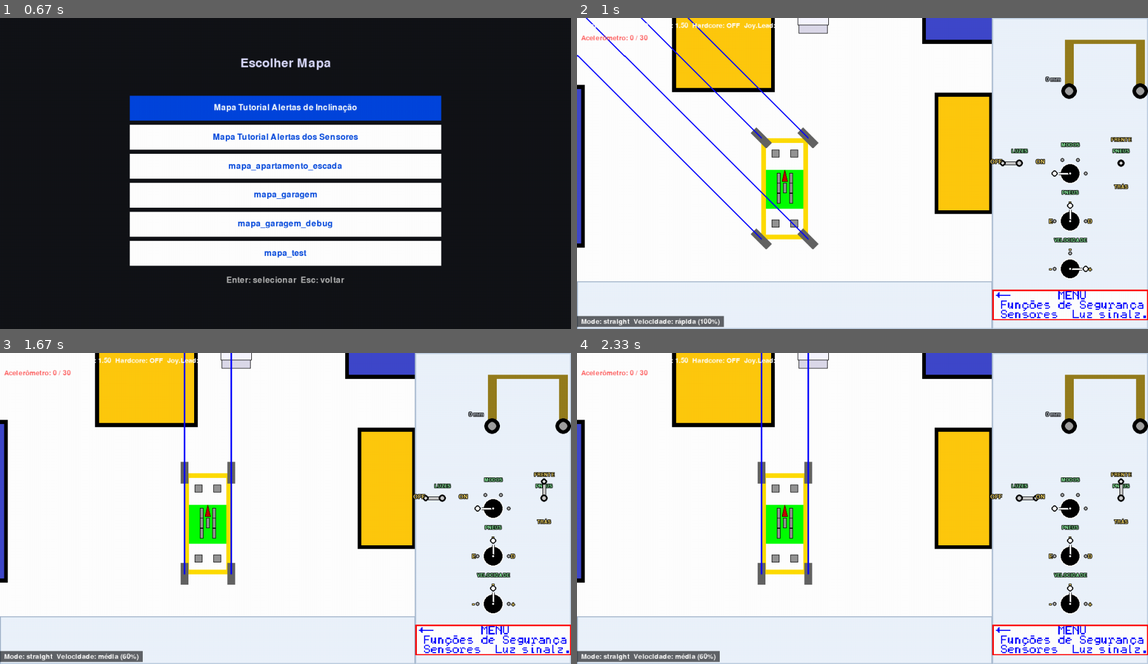
Above: before the commit, frames 1-4 (two rows, left to right).
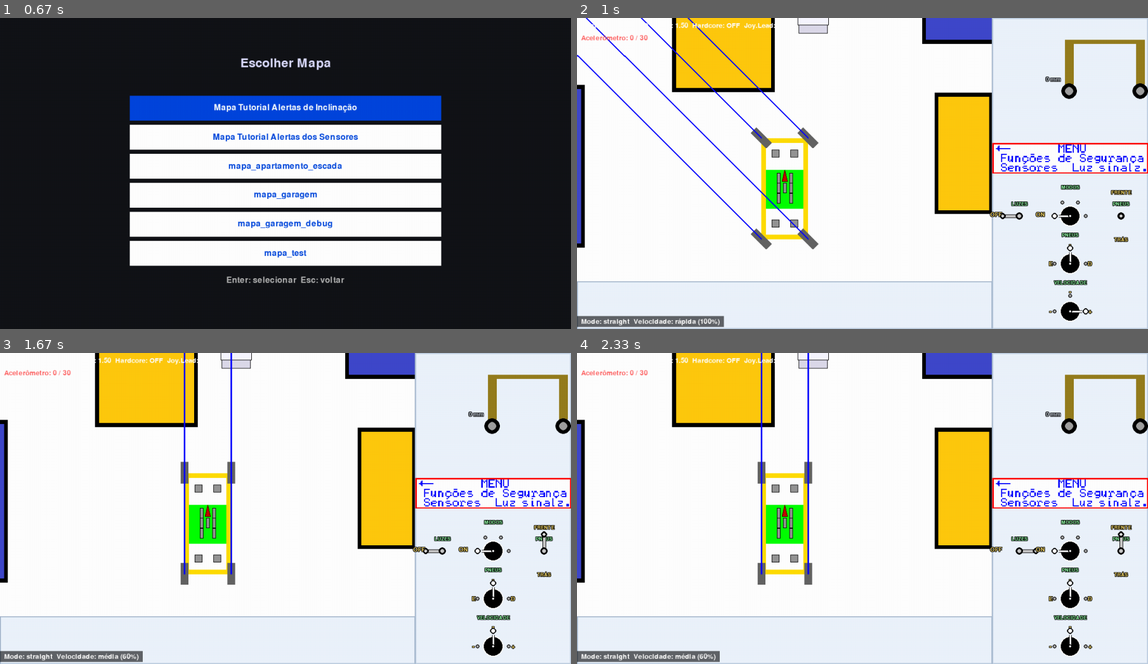
Above: after the commit, the same moments.

Repository: marcoacolla/LAR-Trafo-Cabeca-de-Serie
Game: pygame game, started from Python_Sim_Pygame/v1.0_pygame.py
Same seed, same stepped clock (60 frames per second), same inputs: the game is played once before the commit and once after it.
Inputs:
- Up to frame 1 (0.67 s): click "Jogar" at 0.38 s
- Up to frame 2 (1 s): click "mapa_test" at 0.72 s
- Up to frame 3 (1.67 s): tap Enter at 1 s; hold Up from 1.33 s (still down); tap 2 at 1.48 s
- Up to frame 4 (2.33 s): release Up at 1.8 s; hold Right 1.83-2.3 s

Frame 1 is identical in both runs. In frame 2, 3.8% of the frame differs, in the area x 72-100%, y 38-98%; in frame 3, 3.9%; in frame 4, 3.9%.

Commit message:
soft change

Diff:
--- a/Python_Sim_Pygame/ui/manager.py
+++ b/Python_Sim_Pygame/ui/manager.py
@@ -61,6 +61,9 @@
         self.image_scale_mode = 'nearest'
         # preserve aspect ratio when scaling
         self.image_preserve_aspect = True
+        # Vertical offset (px) applied to the ENTIRE controls group (selectors + levers).
+        # Increase to push the controls lower and give more room for the image above.
+        self.controls_group_y_offset = 120
         # second-page sensor vars
         self.anq_est = 7
         self.velocidade = 0.5
@@ -288,7 +291,7 @@
             sidebar_w = panel.width if hasattr(panel, 'width') else panel[2]
 
             cx = int(sidebar_x + (sidebar_w // 2))
-            mode_cy = int(sh // 2)
+            mode_cy = int(sh // 2) + getattr(self, 'controls_group_y_offset', 0)
             gap = 92
             aux_cy = mode_cy + gap
             speed_cy = aux_cy + gap
@@ -517,10 +520,9 @@
             main_module = sys.modules.get('__main__')
             lever_position = getattr(main_module, 'lever_mode_position', 0) if main_module else 0
 
-            panel = self.panel_rect
-            center_x, _, _, _ = self._get_selector_column_layout(surf)
+            center_x, mode_cy_ref, _, _ = self._get_selector_column_layout(surf)
             cx = center_x - 98
-            cy = panel.y + 22 - 130  # offset up from selector (raised higher)
+            cy = mode_cy_ref
 
             # Draw title "LUZES" above the lever
             try:
@@ -581,10 +583,9 @@
             main_module = sys.modules.get('__main__')
             lever_position = getattr(main_module, 'lever_speed_position', 1) if main_module else 1
 
-            panel = self.panel_rect
-            center_x, _, _, _ = self._get_selector_column_layout(surf)
+            center_x, mode_cy_ref, _, _ = self._get_selector_column_layout(surf)
             cx = center_x + 98
-            cy = panel.y + 22 - 130  # offset up from selector (raised higher)
+            cy = mode_cy_ref
 
             # Draw title "PNEUS" above the lever
             try:
@@ -892,11 +893,14 @@
 
                 if self._current_image_surface:
                     try:
-                        surf_h = surf.get_height()
-                        bottom_bar_top = self.panel_rect.bottom
-                        bottom_bar_h = max(1, surf_h - bottom_bar_top)
+                        # Image fills the area ABOVE the controls group
+                        _, _mode_cy, _, _ = self._get_selector_column_layout(surf)
+                        _ctrl_top = max(0, _mode_cy - 70)  # 70px above mode_cy for MODOS label
+                        _img_gap = 12  # px gap between image bottom and controls top
+                        image_area_top = 0
+                        image_area_h = max(1, _ctrl_top - _img_gap)
                         target_w = max(1, self.panel_rect.width)
-                        target_h = bottom_bar_h
+                        target_h = image_area_h
                         img = self._current_image_surface
                         src_w, src_h = img.get_size()
                         # preserve aspect ratio if requested
@@ -912,26 +916,29 @@
                                 img = pygame.transform.smoothscale(img, target_size)
                             else:
                                 img = pygame.transform.scale(img, target_size)
-                        # Position image in the bottom bar, keeping the same X axis/alignment.
+                        # Center image horizontally and anchor it near the bottom of the image area
                         dx = self.panel_rect.x + (self.panel_rect.width - img.get_width()) // 2
-                        dy = bottom_bar_top + (bottom_bar_h - img.get_height()) // 2
-                        if dy < bottom_bar_top:
-                            dy = bottom_bar_top
+                        dy = image_area_top + image_area_h - img.get_height()
+                        if dy < image_area_top:
+                            dy = image_area_top
                         surf.blit(img, (dx, dy))
                     except Exception:
                         try:
-                            surf.blit(self._current_image_surface, (self.panel_rect.x, self.panel_rect.y))
+                            surf.blit(self._current_image_surface, (self.panel_rect.x, 0))
                         except Exception:
                             pass
                 else:
                     # draw placeholder so it's obvious no image was found
                     try:
-                        pygame.draw.rect(surf, (255, 255, 255), self.panel_rect)
-                        pygame.draw.rect(surf, (200, 0, 0), self.panel_rect, 2)
+                        _, _mode_cy, _, _ = self._get_selector_column_layout(surf)
+                        _ctrl_top = max(0, _mode_cy - 70)
+                        ph_rect = pygame.Rect(self.panel_rect.x, 0, self.panel_rect.width, max(1, _ctrl_top - 4))
+                        pygame.draw.rect(surf, (30, 30, 30), ph_rect)
+                        pygame.draw.rect(surf, (200, 0, 0), ph_rect, 2)
                         label = f'Missing: img_{self._current_image_id or "<ID>"}.bmp'
                         t = self.font.render(label, True, (255, 255, 255))
-                        tx = self.panel_rect.x + (self.panel_rect.width - t.get_width())//2
-                        ty = self.panel_rect.y + (self.panel_rect.height - t.get_height())//2
+                        tx = ph_rect.x + (ph_rect.width - t.get_width())//2
+                        ty = ph_rect.y + (ph_rect.height - t.get_height())//2
                         surf.blit(t, (tx, ty))
                         # also print a helpful debug line with the folder we looked into
                         try:
